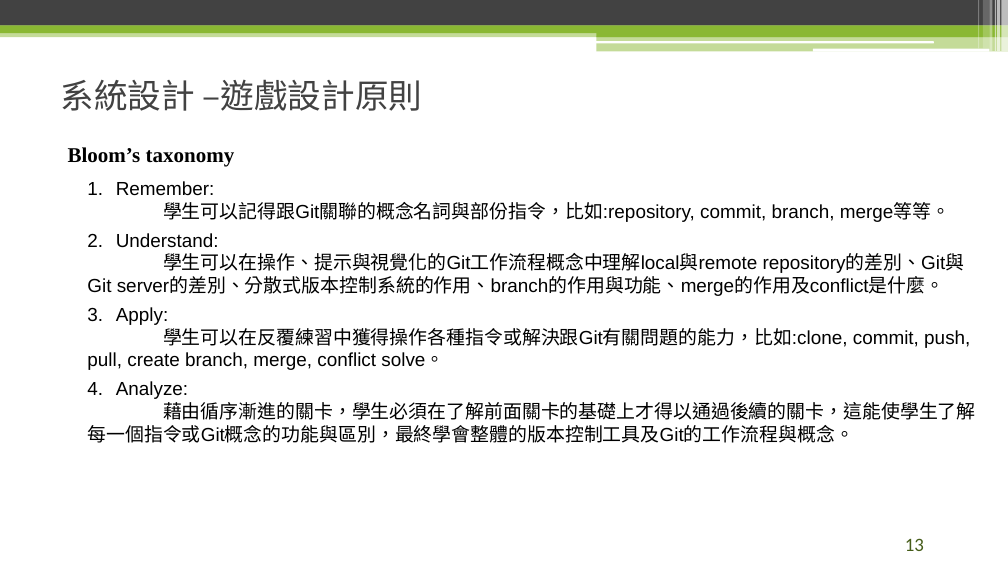
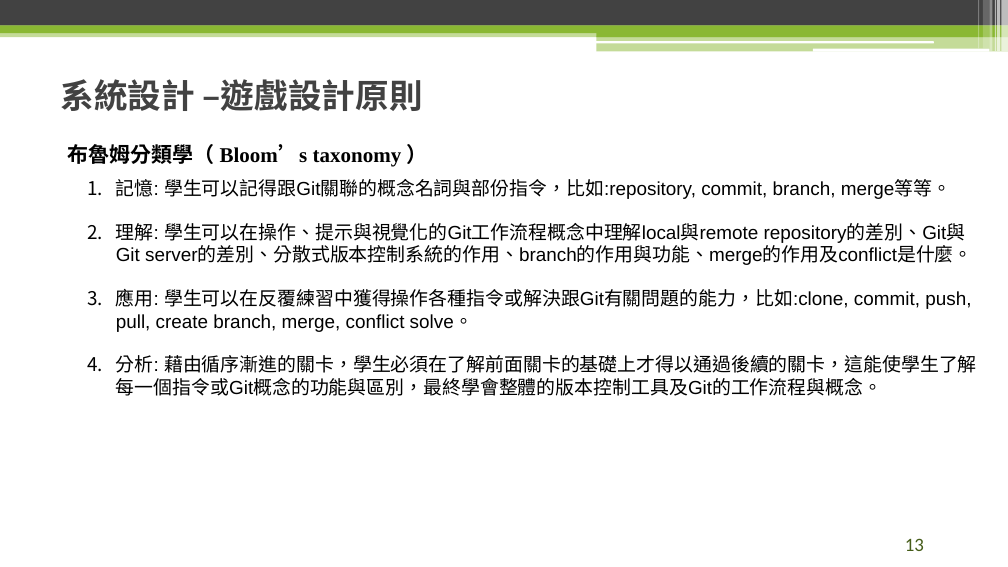
Before and after one commit to raknza/Master-Thesis, a slide deck: slide 13 of 論文口試.pptx. Drawn at 1008x567 pixels with LibreOffice and Linux fonts; fonts in the diff are those of the drawing; background and template pictures are left out. Boxes give left, top, right and bottom in pixels: in the first picture for what was removed or moved away, otherwise in the second. Text is boxed around its words. In the diff, an @@ line names an element or a change of style, - is before the commit and + after.

```diff
--- a/論文口試.pptx
+++ b/論文口試.pptx
@@ text "系統設計 –遊戲設計原則" at box(60, 79, 423, 111): bold on @@
@@ text at box(68, 144, 402, 167): text changed @@
-Bloom’s taxonomy
+布魯姆分類學（ Bloom’s taxonomy ）
@@ text at box(116, 179, 977, 396): text changed @@
-1. Remember:
-學生可以記得跟Git關聯的概念名詞與部份指令，比如:repository, commit, branch, merge等等。
-2. Understand:
-學生可以在操作、提示與視覺化的Git工作流程概念中理解local與remote repository的差別、Git與Git server的差別、分散式版本控制系統的作用、branch的作用與功能、merge的作用及conflict是什麼。
-3. Apply:
-學生可以在反覆練習中獲得操作各種指令或解決跟Git有關問題的能力，比如:clone, commit, push, pull, create branch, merge, conflict solve。
-4. Analyze:
-藉由循序漸進的關卡，學生必須在了解前面關卡的基礎上才得以通過後續的關卡，這能使學生了解每一個指令或Git概念的功能與區別，最終學會整體的版本控制工具及Git的工作流程與概念。
+1. 記憶: 學生可以記得跟Git關聯的概念名詞與部份指令，比如:repository, commit, branch, merge等等。
+2. 理解: 學生可以在操作、提示與視覺化的Git工作流程概念中理解local與remote repository的差別、Git與Git server的差別、分散式版本控制系統的作用、branch的作用與功能、merge的作用及conflict是什麼。
+3. 應用: 學生可以在反覆練習中獲得操作各種指令或解決跟Git有關問題的能力，比如:clone, commit, push, pull, create branch, merge, conflict solve。
+4. 分析: 藉由循序漸進的關卡，學生必須在了解前面關卡的基礎上才得以通過後續的關卡，這能使學生了解每一個指令或Git概念的功能與區別，最終學會整體的版本控制工具及Git的工作流程與概念。
```
Also in this commit, not shown: 26 other slides changed, 4 slides added, 3 other files.
